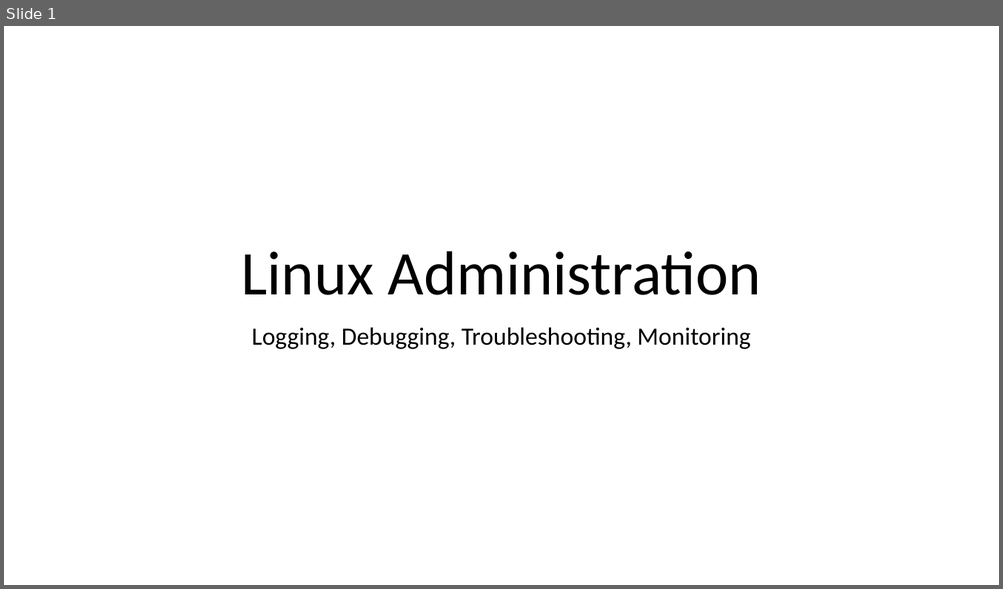
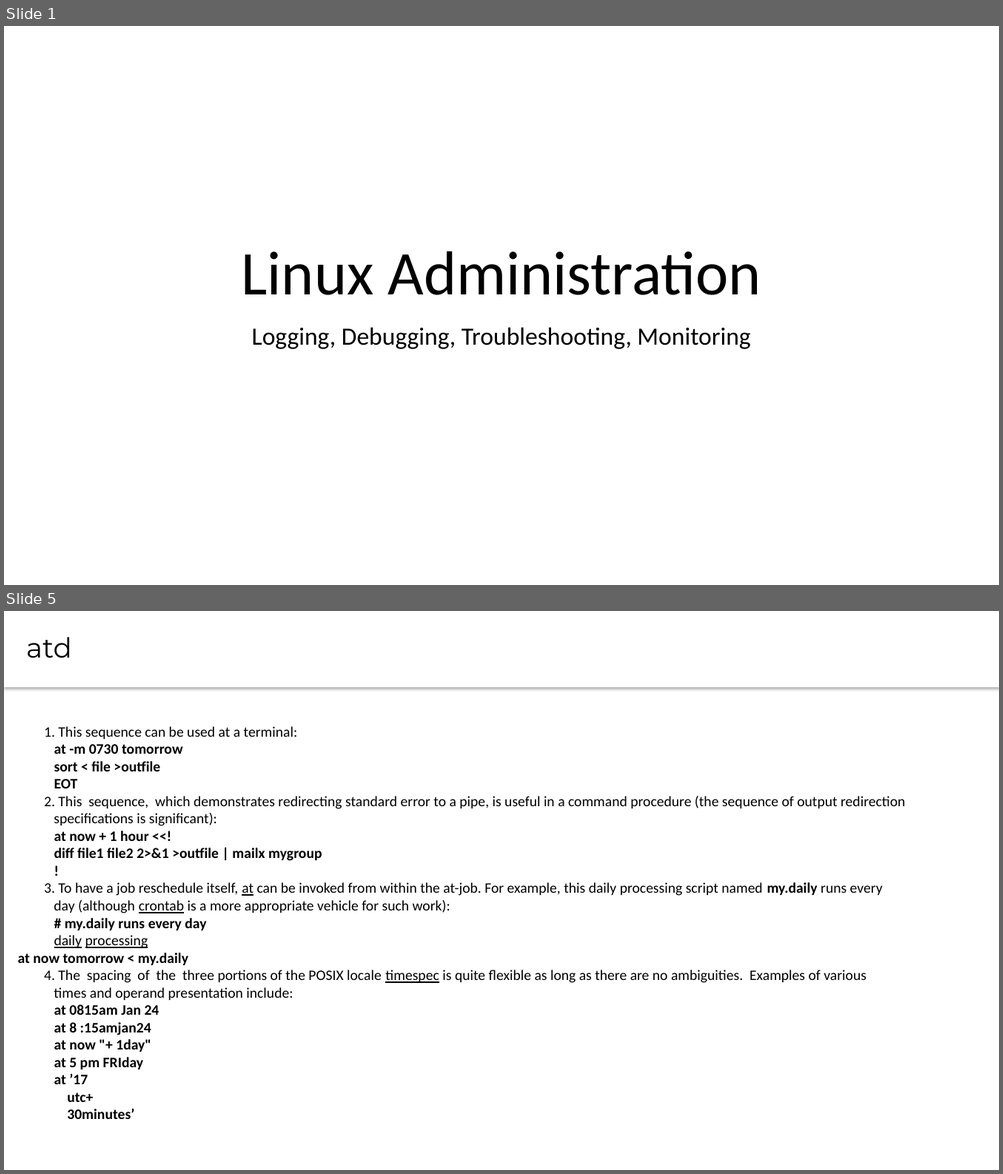
Before and after one commit to CsteerDevops1/lectures_devops2, a slide deck: LinuxAdm/LinuxAdm5.pptx. Shown one above the other, each under a label of ours: slide 1 before the commit, slides 1 and 5 after it; the slides between them are not shown. The pictures are 1003x589 and 1003x1174 pixels, drawn with LibreOffice and Linux fonts; fonts in the diff are those of the drawing. Boxes give left, top, right and bottom in pixels: in the first picture for what was removed or moved away, otherwise in the second. Text is boxed around its words. In the diff, an @@ line names an element or a change of style, - is before the commit and + after.

```diff
--- a/LinuxAdm/LinuxAdm5.pptx
+++ b/LinuxAdm/LinuxAdm5.pptx
@@ slide 5 added at box(4, 611, 999, 1170), background #FFFFFF @@
@@ text added at box(4, 611, 999, 687), fill #FFFFFF, 26.7 pt, text #000000 @@
+atd
@@ text added at box(18, 726, 905, 1119), 14 pt, text #000000 @@
+1. This sequence can be used at a terminal:
+at -m 0730 tomorrow
+sort < file >outfile
+EOT
+2. This sequence, which demonstrates redirecting standard error to a pipe, is useful in a command procedure (the sequence of output redirection
+specifications is significant):
+at now + 1 hour <<!
+diff file1 file2 2>&1 >outfile | mailx mygroup
+!
+3. To have a job reschedule itself, at can be invoked from within the at-job. For example, this daily processing script named my.daily runs every
+day (although crontab is a more appropriate vehicle for such work):
+# my.daily runs every day
+daily processing
+at now tomorrow < my.daily
+4. The spacing of the three portions of the POSIX locale timespec is quite flexible as long as there are no ambiguities. Examples of various
+times and operand presentation include:
+at 0815am Jan 24
+at 8 :15amjan24
+at now "+ 1day"
+at 5 pm FRIday
+at ’17
+utc+
+30minutes’
```
Also in this commit, not shown: 13 other slides added, 2 slides removed.
